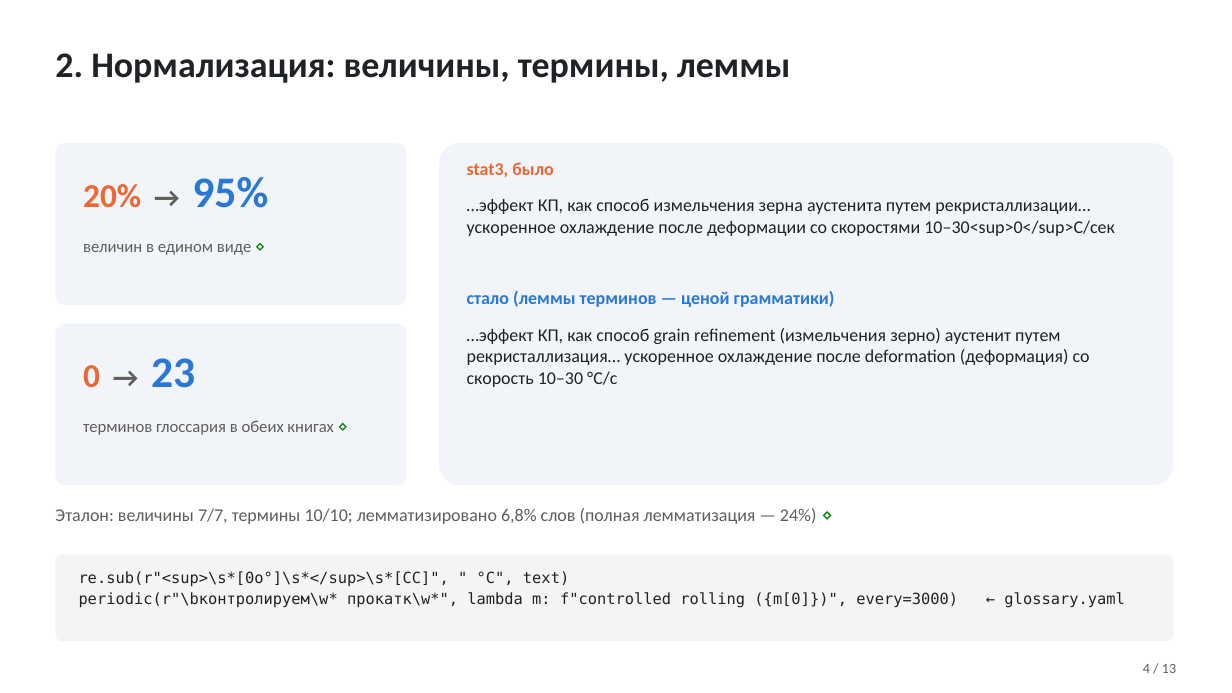
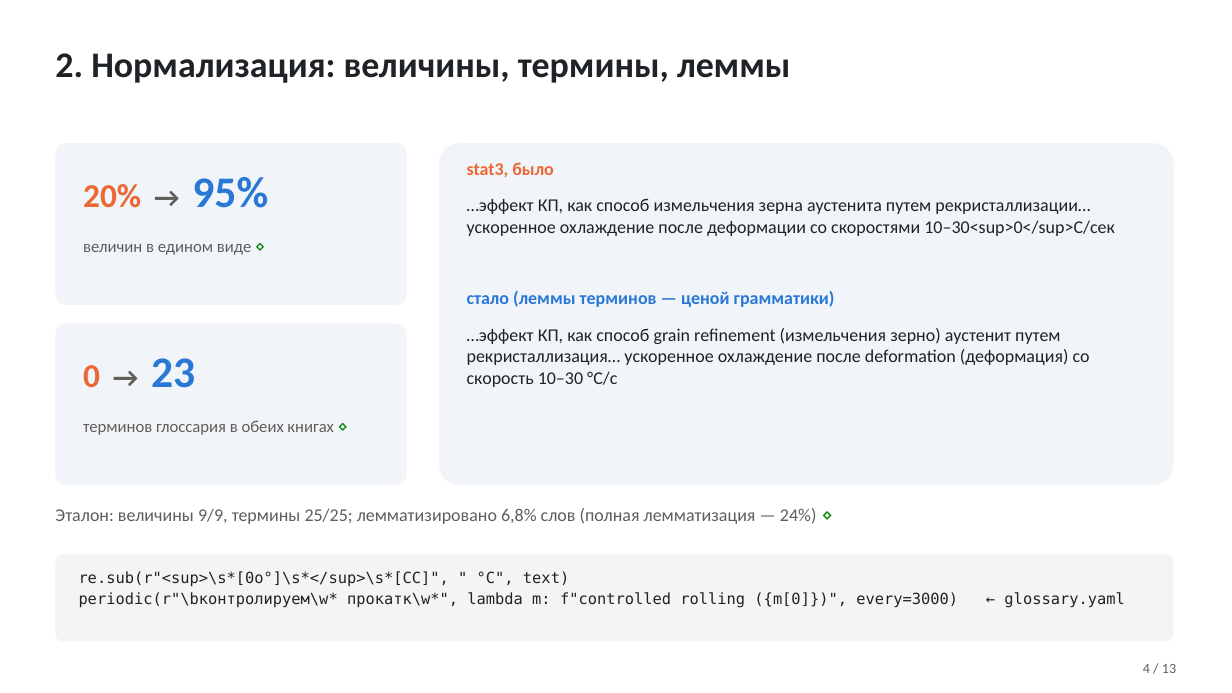
Before and after one commit to TeaDove/mam-26-1, a slide deck: slide 4 of 1-graph/lab-2/results/presentation.pptx. Drawn at 1232x693 pixels with LibreOffice and Linux fonts; fonts in the diff are those of the drawing. Boxes give left, top, right and bottom in pixels: in the first picture for what was removed or moved away, otherwise in the second. Text is boxed around its words. In the diff, an @@ line names an element or a change of style, - is before the commit and + after.

```diff
--- a/1-graph/lab-2/results/presentation.pptx
+++ b/1-graph/lab-2/results/presentation.pptx
@@ text at box(55, 508, 817, 524): text changed @@
-Эталон: величины 7/7, термины 10/10; лемматизировано 6,8% слов (полная лемматизация — 24%) ⋄
+Эталон: величины 9/9, термины 25/25; лемматизировано 6,8% слов (полная лемматизация — 24%) ⋄
```
Also in this commit, not shown: 3 other slides changed, 16 other files.
